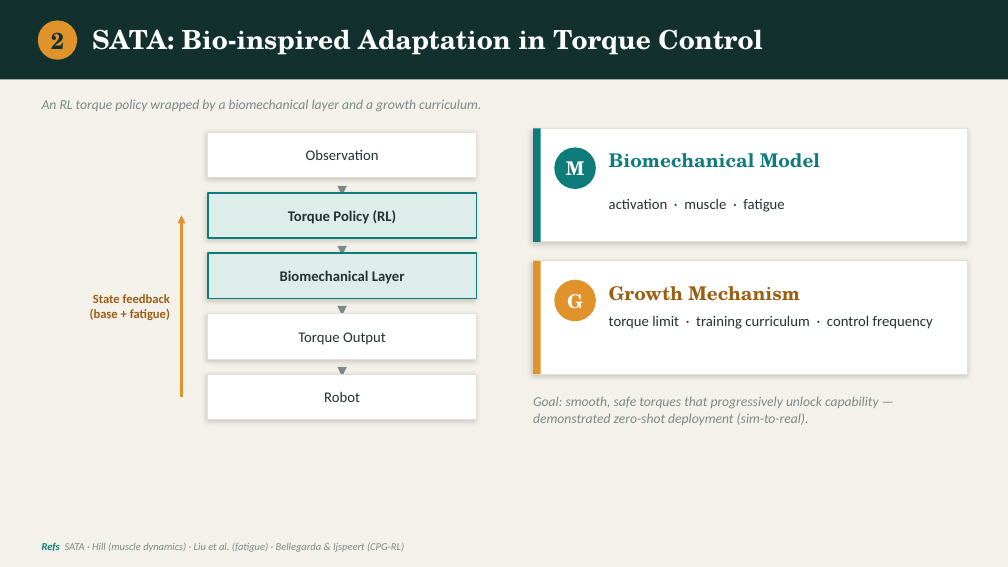
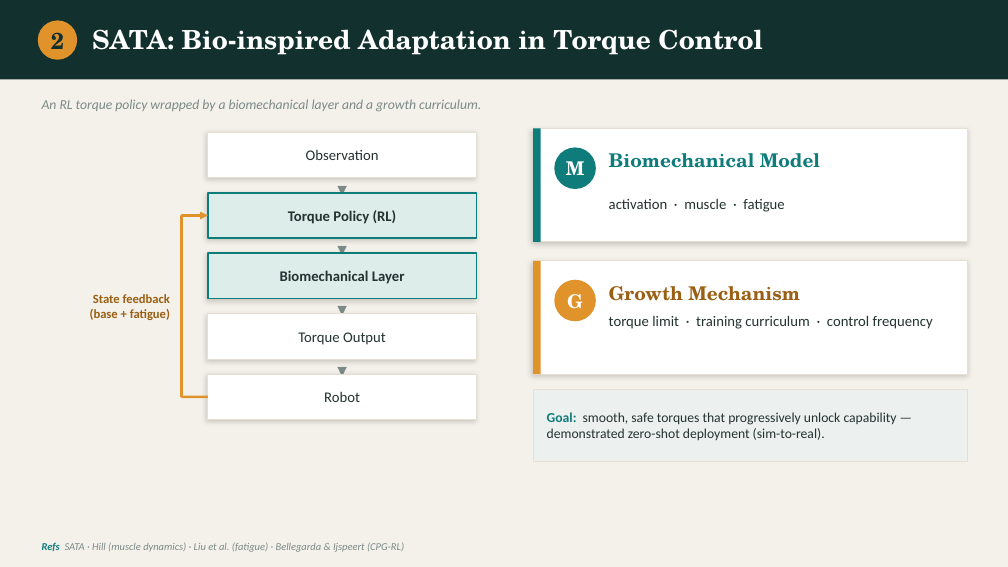
Before and after one commit to Stanley-1013/bio-inspired-adaptive-locomotion, a slide deck: slide 3 of docs/progress-report-v1.pptx (slide 2 before the commit). Drawn at 1008x567 pixels with LibreOffice and Linux fonts; fonts in the diff are those of the drawing. Boxes give left, top, right and bottom in pixels: in the first picture for what was removed or moved away, otherwise in the second. Text is boxed around its words. In the diff, an @@ line names an element or a change of style, - is before the commit and + after.

```diff
--- a/docs/progress-report-v1.pptx
+++ b/docs/progress-report-v1.pptx
@@ arrow (181, 216) - (181, 397): arrow to line @@
@@ arrow added from (181, 216) to (208, 216), #E0922B 2.5 pt @@
@@ rectangle added at [533,389,968,461], fill #ECF1F0, outline #E5DFD4 1 pt @@
@@ text "Goal: smooth, safe torques that ...": place and size @@
-text "Goal: smooth, safe torques that ..." at [533,396,879,425]
+text "Goal: smooth, safe torques that ..." at [547,412,897,440]
@@ text "Goal: smooth, safe torques that ..." at [547,412,897,440]: text colour #7C8A87 to #0E7C7B, bold on in "Goal:"; text colour #7C8A87 to #243230, italic off; vertical alignment top to middle @@
@@ line added from (181, 397) to (208, 397), #E0922B 2.5 pt @@
```
Also in this commit, not shown: 3 other slides changed, 1 slide added, 2 other files.
